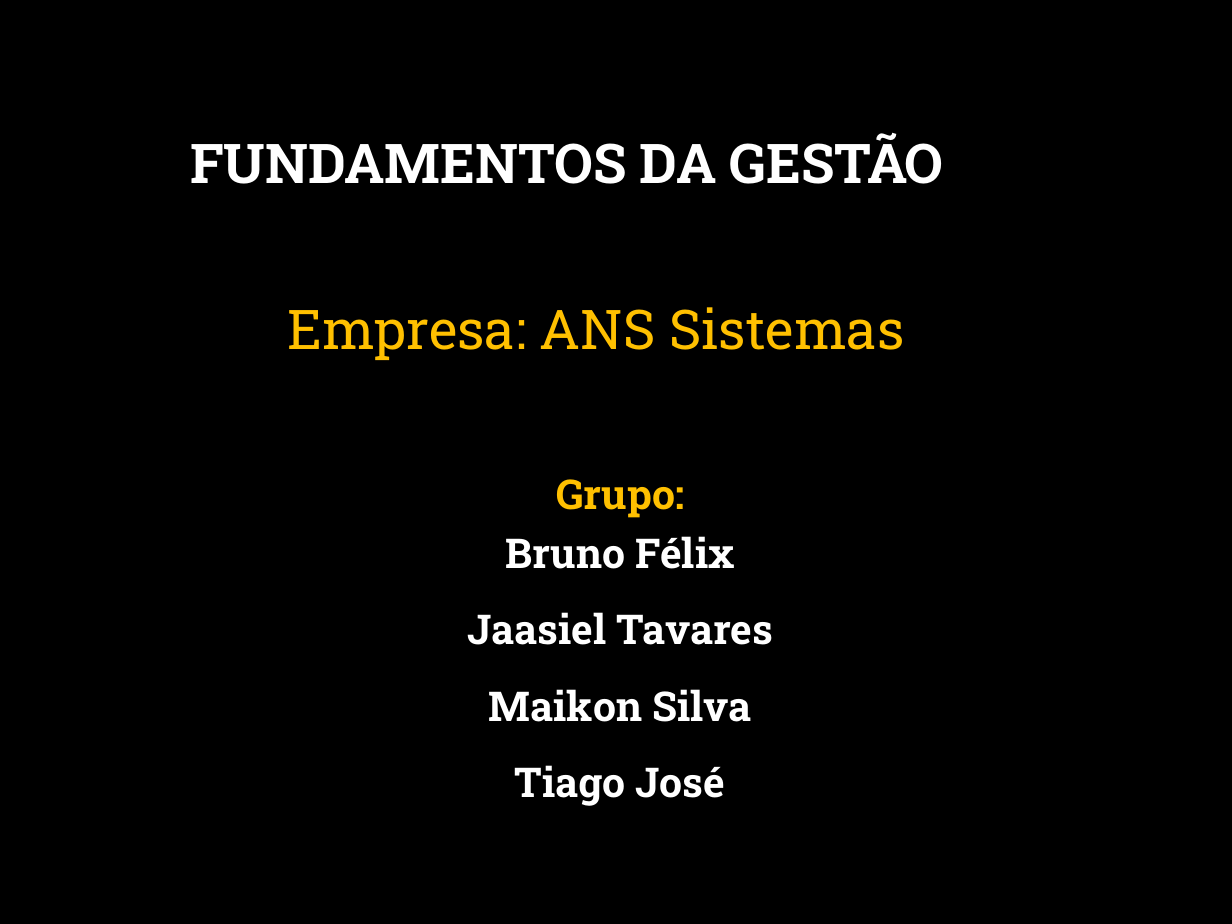
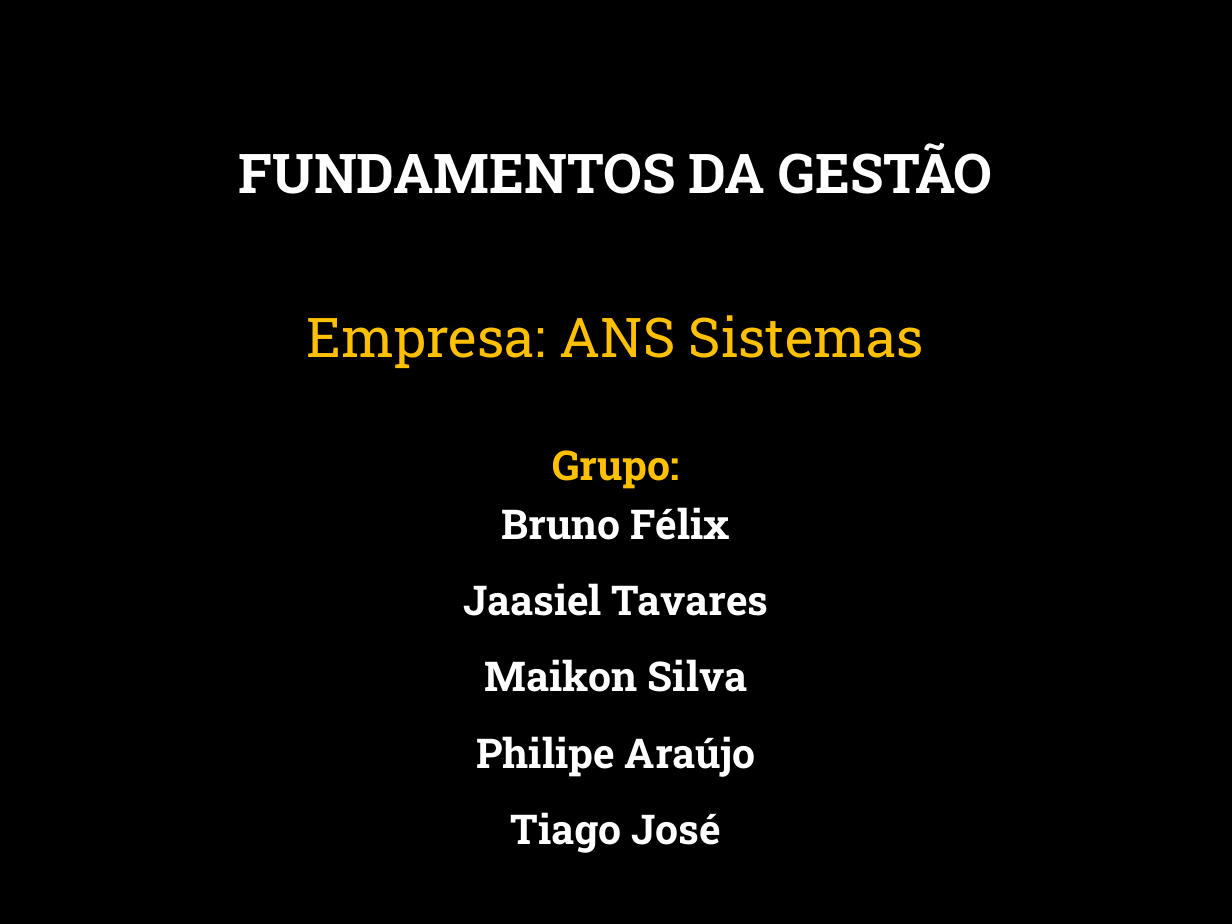
Before and after one commit to BrunoFelix/Restoran, a slide deck: slide 1 of Docs/Apresentação ANS Sistemas (Fundamentos da Gestao).pptx. Drawn at 1232x924 pixels with LibreOffice and Linux fonts; fonts in the diff are those of the drawing; background and template pictures are left out. Boxes give left, top, right and bottom in pixels: in the first picture for what was removed or moved away, otherwise in the second. Text is boxed around its words. In the diff, an @@ line names an element or a change of style, - is before the commit and + after.

Commit message:
Atualização Apresentação Fundamentos da Gestão

```diff
--- a/Docs/Apresentação ANS Sistemas (Fundamentos da Gestao).pptx
+++ b/Docs/Apresentação ANS Sistemas (Fundamentos da Gestao).pptx
@@ title "FUNDAMENTOS DA GESTÃO": place and size @@
-title "FUNDAMENTOS DA GESTÃO" at (190, 133, 944, 184)
+title "FUNDAMENTOS DA GESTÃO" at (239, 143, 993, 194)
@@ text "Empresa: ANS Sistemas": place and size @@
-text "Empresa: ANS Sistemas" at (287, 307, 904, 360)
+text "Empresa: ANS Sistemas" at (307, 315, 924, 368)
@@ subtitle "Grupo: Bruno Félix": place and size @@
-subtitle "Grupo: Bruno Félix" at (467, 479, 773, 806)
+subtitle "Grupo: Bruno Félix" at (463, 450, 769, 853)
@@ subtitle at (476, 736, 756, 777): paragraph added @@
+Philipe Araújo
```
Also in this commit, not shown: 6 other slides changed, 2 slides added, 2 slides removed.
